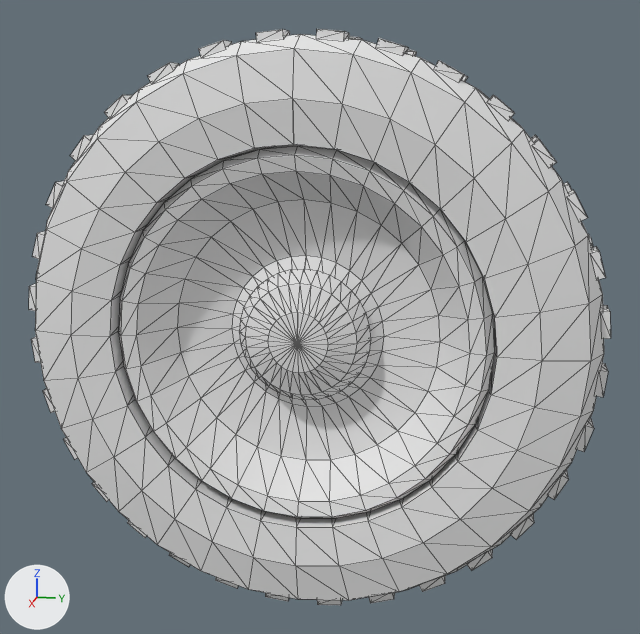
Before and after pictures for a commit that changed the glTF model assets/models/vehicles/mini_wheel.glb.
The view is the same before and after, from a camera (50 mm lens) standing at (0.826, 0.173, 0.216) and looking at (-0.001, 0.007, 0.009). The axes (+X, +Y, +Z) are drawn at lower left. The lights are the same throughout. The picture after the commit comes second. Mesh edges are drawn as thin lines. Vertices at exactly the same position are counted once.

The first picture shows 'mini_wheel'.
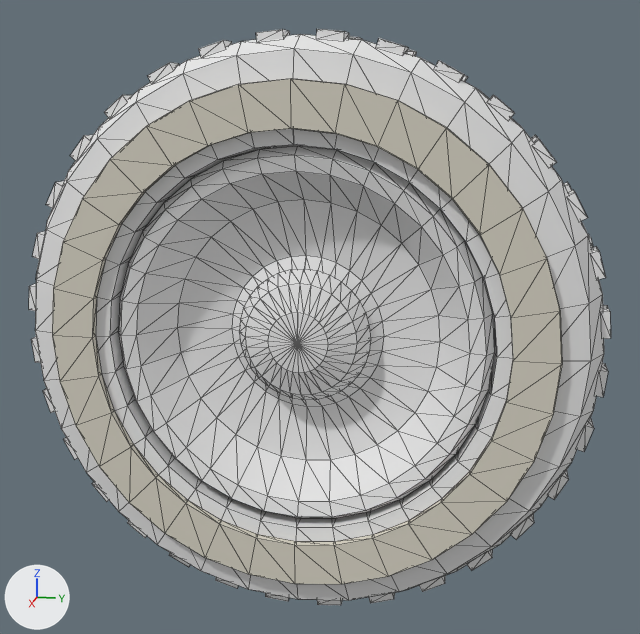
Boxes [x1, y1, x2, y2] around the edits, measured in the pictures (640 x 634 px):
part 1 of me_mini_wheel, added
    after: [52, 79, 563, 584]

The change, as a list of edits to the scene's bpy script:
```text
Change me_mini_wheel:
    used by ob_mini_wheel; location = (0.0, 0.0, 0.0)
    remove me_mini_wheel.from_pydata(...)  # 1142 vertices, 1952 faces; spans x -0.079..0.079, y -0.274..0.274, z -0.274..0.274
    add me_mini_wheel.from_pydata(...)  # 1274 vertices, 2208 faces; spans x -0.079..0.084, y -0.274..0.274, z -0.274..0.274
    me_mini_wheel part 1: a new loose piece of 132 vertices spanning x 0.077..0.084, y -0.232..0.232, z -0.232..0.232, in mat_house
```
